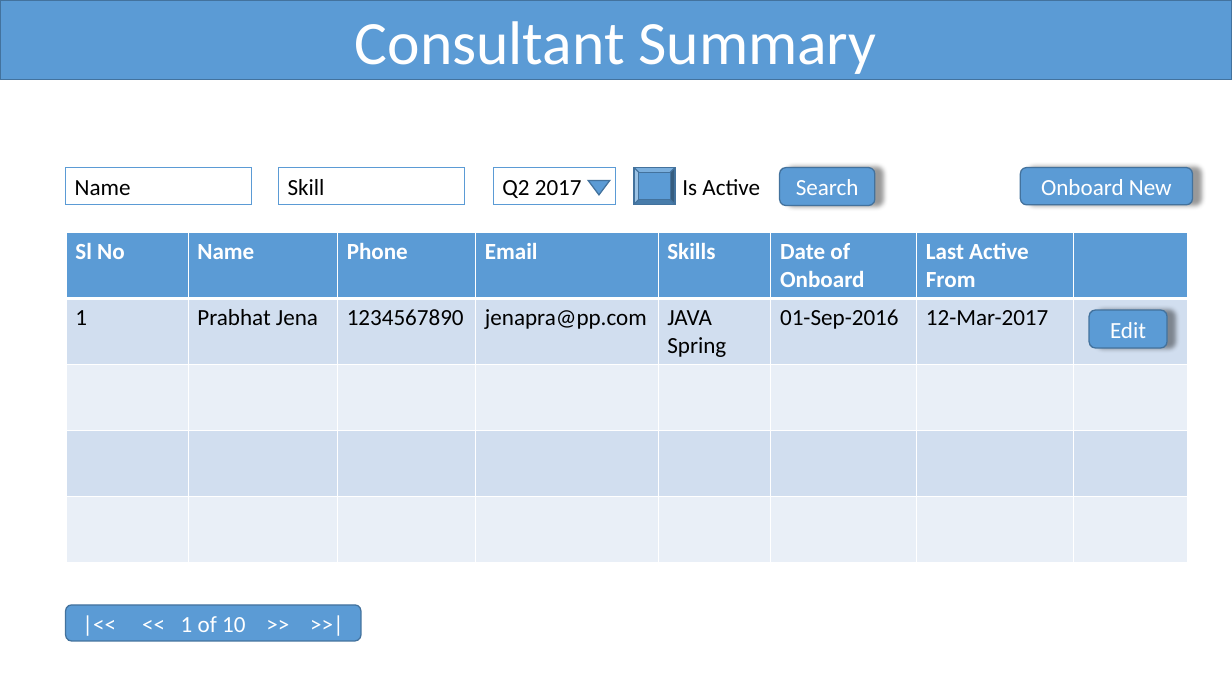
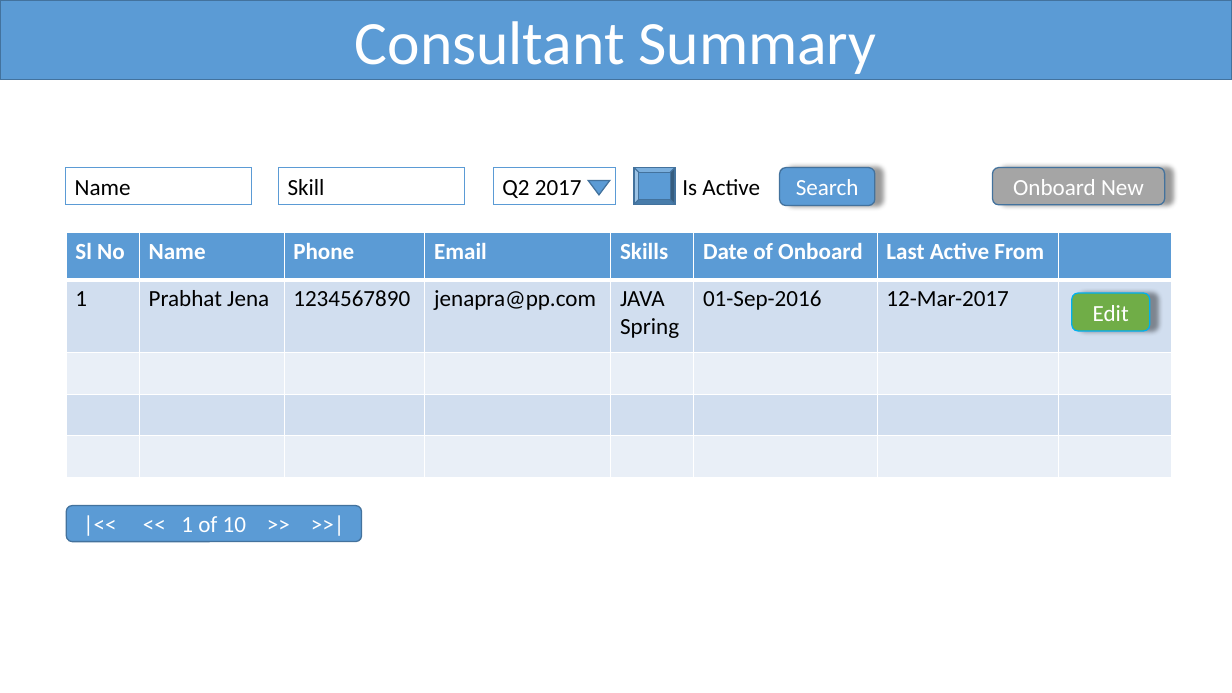
Before and after one commit to PrabhatKJena/Consult-IT-Payments, a slide deck: slide 1 of docs/ConsultIT_Design.pptx. Drawn at 1232x693 pixels with LibreOffice and Linux fonts; fonts in the diff are those of the drawing. Boxes give left, top, right and bottom in pixels: in the first picture for what was removed or moved away, otherwise in the second. Text is boxed around its words. In the diff, an @@ line names an element or a change of style, - is before the commit and + after.

```diff
--- a/docs/ConsultIT_Design.pptx
+++ b/docs/ConsultIT_Design.pptx
@@ rounded rectangle "Onboard New": place and size @@
-rounded rectangle "Onboard New" at [1020, 167, 1192, 204]
+rounded rectangle "Onboard New" at [993, 167, 1165, 204]
@@ rounded rectangle "Onboard New" at [993, 167, 1165, 204]: fill #5B9BD5 to #A5A5A5 @@
@@ table: place and size @@
-table at [67, 233, 1189, 564]
+table at [67, 233, 1173, 478]
@@ rounded rectangle "Edit": place and size @@
-rounded rectangle "Edit" at [1090, 311, 1167, 348]
+rounded rectangle "Edit" at [1072, 293, 1150, 331]
@@ rounded rectangle "Edit" at [1072, 293, 1150, 331]: fill #5B9BD5 to #70AD47; outline #43739E 1 pt to #00B0F0 1 pt @@
@@ rounded rectangle "|<< << 1 of 10 ...": place and size @@
-rounded rectangle "|<< << 1 of 10 ..." at [66, 605, 361, 641]
+rounded rectangle "|<< << 1 of 10 ..." at [67, 506, 362, 542]
```
Also in this commit, not shown: 3 slides added.
